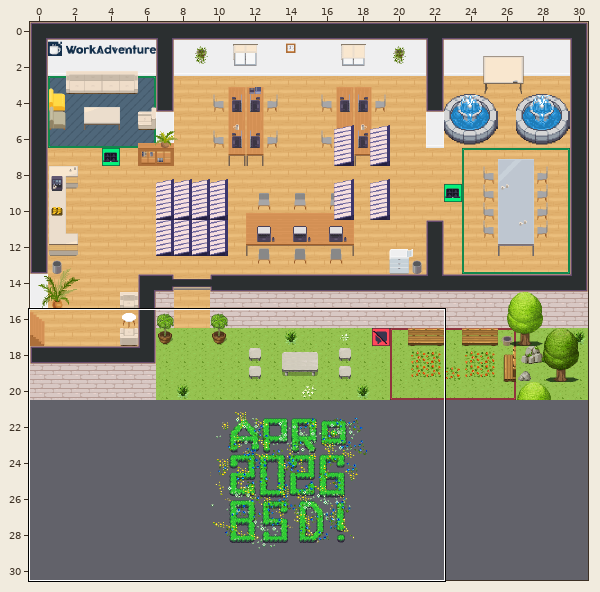
Tiled map (JSON): office.tmj. Above, an overview of the earlier version with the close-up marked.
Close-up. The starting point:
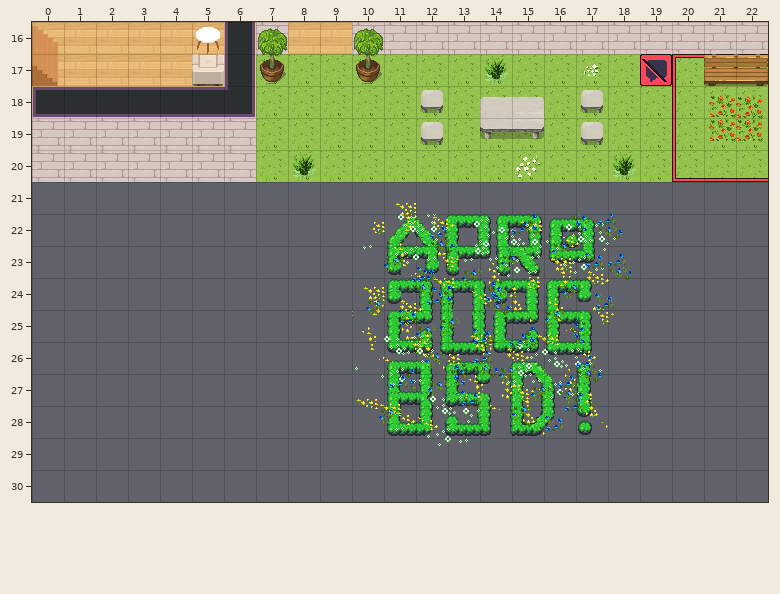
Cells are 32x32 px. Shown: x 0..22, y 16..30.
After the commit:
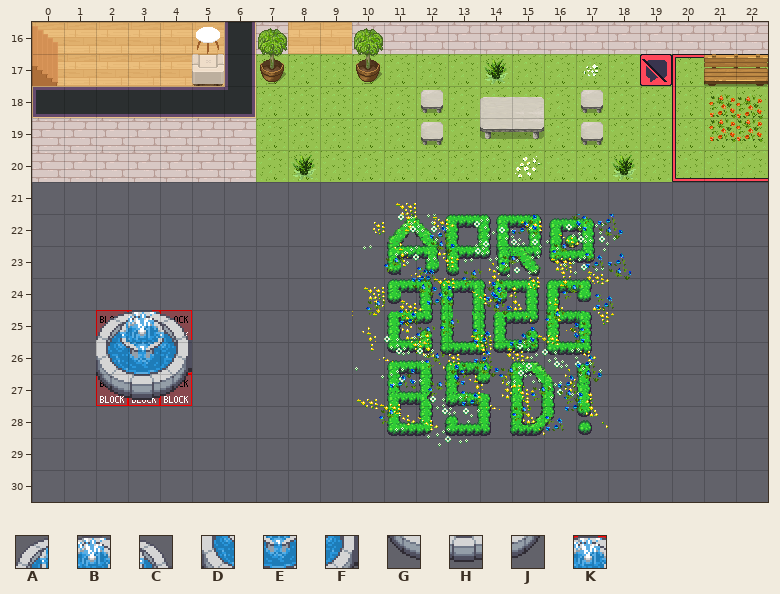
Key: from "Overworld-111111.png": A 38, B 39, C 40, D 47, E 48, F 49, G 56, H 57, J 58; from "WA_Special_Zones": K 2.
_ is an empty cell, . an unchanged one.
See-through tiles are keyed as they look on the map.
Edits made:
--- layer "collisions"
@@ x 2..4 @@
-25 ___
-26 .._
-27 ___
+25 KKK
+26 ..K
+27 KKK
--- layer "furniture/furniture2"
@@ x 2..4 @@
-25 ___
-26 ___
-27 ___
+25 ABC
+26 DEF
+27 GHJ
